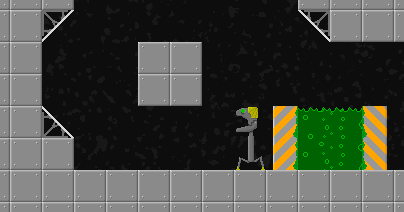
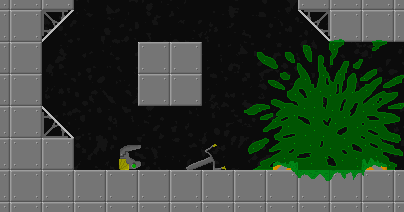
Layered file, before and after one edit (404 × 212). Changes by layer:
added layer "lighting no" (15%) above "robot head boom 03" over <box>0,0,404,212</box>
added layer "robot head boom 03" above "robot head boom 02" over <box>64,64,320,212</box>
added layer "robot boom 03" above "robot boom 02" over <box>74,74,266,202</box>
hid "robot", painted on it over <box>202,74,266,202</box>
added layer "container boom 03" above "container boom 02" over <box>128,0,404,212</box>
added layer "bulle boom 03" above "bulle boom 02" over <box>192,0,404,212</box>
painted on "Paint Layer 2" over <box>0,0,404,212</box>
painted on "Background" over <box>0,0,404,212</box>
